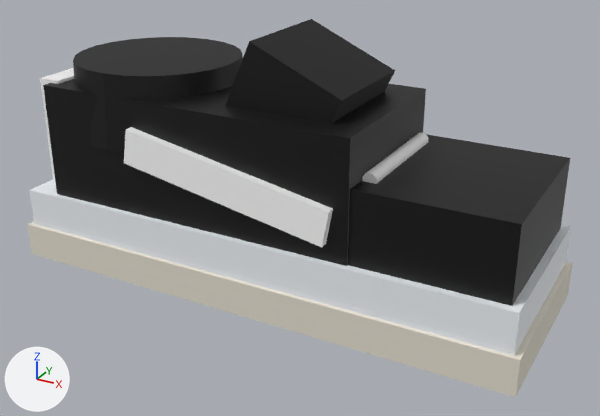
Two versions of the glTF model frontend/public/assets/models/vans-old-skool.glb, one commit apart.
Both versions are drawn from a 50 mm camera at (0.208, -0.362, 0.223) aimed at (0.012, -0.006, 0.045). The lights are fixed; the arrows at lower left show +X, +Y and +Z. The picture after the commit comes second. Where no turn or scale is listed for an object, it has been applied to the vertices. Vertices at exactly the same position are counted once.

Before the edit, the objects in view are built like this:
```python
me_sneaker_generico = bpy.data.meshes.new('sneaker-generico')
me_sneaker_generico.from_pydata(...)  # 180 vertices, 312 faces; spans x -0.145..0.145, y -0.052..0.052, z -0.069..0.069
# faces by material slot: [12, 12, 24, 96, 24, 12, 12, 120]
me_sneaker_generico.materials.append(mat_suela)  # pale yellow #e7e0d2
me_sneaker_generico.materials.append(mat_mediasuela)  # white #eff4f8
me_sneaker_generico.materials.append(mat_capellada)  # black #030303
me_sneaker_generico.materials.append(mat_cuello)  # black #030303
me_sneaker_generico.materials.append(mat_panel_ext)  # white #ffffff
me_sneaker_generico.materials.append(mat_contrafuerte)  # white #ffffff
me_sneaker_generico.materials.append(mat_lengueta)  # black #030303
me_sneaker_generico.materials.append(mat_cordon_1)  # white #ffffff
ob_vans_old_skool_generico = bpy.data.objects.new('vans-old-skool-generico', me_sneaker_generico)
ob_vans_old_skool_generico.location = (0.0, 0.0, 0.0689)
```
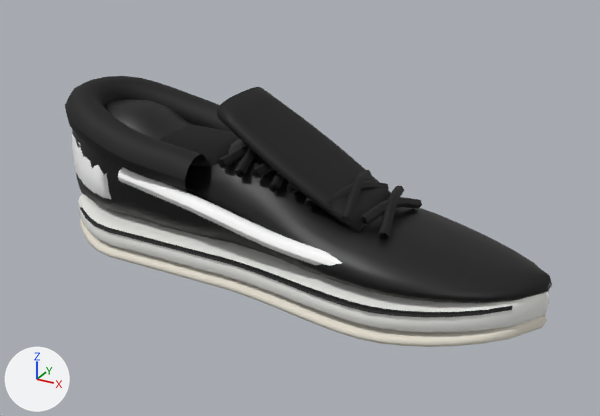
Boxes (x1, y1, x2, y2) around the edits, measured in the pictures (600 x 416 px):
'vans-old-skool-generico', reshaped, moved (11% narrower, 28% shorter): before (27, 19, 573, 397); after (65, 76, 552, 347)
part 1 of me_sneaker_generico, rebuilt: before (73, 37, 243, 153); after (65, 76, 232, 193)
part 2 of me_sneaker_generico, rebuilt: before (27, 221, 573, 397); after (80, 219, 547, 347)
part 3 of me_sneaker_generico, rebuilt: before (29, 179, 571, 356); after (78, 194, 550, 332)
part 4 of me_sneaker_generico, rebuilt: before (225, 19, 395, 123); after (217, 87, 391, 233)
part 5 of me_sneaker_generico, rebuilt: before (43, 79, 426, 266); after (72, 99, 552, 303)
part 6 of me_sneaker_generico, cut back: before (40, 68, 570, 306); after (72, 124, 513, 317)

Edits to the bpy script that builds the scene:
```text
Add mat_linea_foxing:
    mat_linea_foxing = principled_material('linea-foxing')
    mat_linea_foxing.base_color = (0.000848, 0.000848, 0.000848)  # black #030303
    mat_linea_foxing.roughness = 0.6
Add mat_cuello_acolchado:
    mat_cuello_acolchado = principled_material('cuello-acolchado')
    mat_cuello_acolchado.base_color = (0.000848, 0.000848, 0.000848)  # black #030303
    mat_cuello_acolchado.roughness = 0.72
Add mat_forro_interno:
    mat_forro_interno = principled_material('forro-interno')
    mat_forro_interno.base_color = (0.00124, 0.00137, 0.00164)  # black #040505
    mat_forro_interno.roughness = 0.92
Add mat_onda_lateral:
    mat_onda_lateral = principled_material('onda-lateral')
    mat_onda_lateral.base_color = (1.0, 1.0, 1.0)  # white #ffffff
Add mat_cordon_a_0:
    mat_cordon_a_0 = principled_material('cordon-a-0')
    mat_cordon_a_0.base_color = (0.000848, 0.000848, 0.000848)  # black #030303
    mat_cordon_a_0.roughness = 0.75
Change me_sneaker_generico:
    used by ob_vans_old_skool_generico; location = (0.0, 0.0, 0.0689)
    remove me_sneaker_generico.from_pydata(...)  # 180 vertices, 312 faces; spans x -0.145..0.145, y -0.052..0.052, z -0.069..0.069
    add me_sneaker_generico.from_pydata(...)  # 4176 vertices, 8152 faces; spans x -0.145..0.145, y -0.046..0.046, z -0.051..0.051
    me_sneaker_generico part 1: the loose piece of 50 vertices spanning x -0.129..-0.032, y -0.048..0.048, z 0.006..0.047 is rebuilt with 250 vertices and now spans x -0.141..-0.035, y -0.044..0.044, z 0.003..0.045, in mat_cuello_acolchado (black #030303)
    me_sneaker_generico part 2: the loose piece of 8 vertices spanning x -0.145..0.145, y -0.052..0.052, z -0.069..-0.05 is rebuilt with 650 vertices and now spans x -0.145..0.145, y -0.046..0.046, z -0.051..-0.036
    me_sneaker_generico part 3: the loose piece of 8 vertices spanning x -0.142..0.142, y -0.049..0.049, z -0.052..-0.028 is rebuilt with 650 vertices and now spans x -0.145..0.145, y -0.045..0.045, z -0.045..-0.021
    me_sneaker_generico part 4: the loose piece of 8 vertices spanning x -0.026..0.047, y -0.031..0.031, z -0.007..0.069 is rebuilt with 146 vertices and now spans x -0.028..0.054, y -0.027..0.027, z -0.008..0.051
    me_sneaker_generico part 5: the loose piece of 8 vertices spanning x -0.124..0.059, y -0.046..0.046, z -0.031..0.035 is rebuilt with 758 vertices and now spans x -0.145..0.145, y -0.042..0.042, z -0.032..0.036
    me_sneaker_generico part 6: 98 vertices removed from x -0.131..0.137, y -0.05..0.05, z -0.03..0.037; 1722 vertices added at x -0.145..0.134, y -0.046..0.046, z -0.034..0.027
    remove me_sneaker_generico.materials.append(mat_cuello)  # black #030303
    remove me_sneaker_generico.materials.append(mat_panel_ext)  # white #ffffff
    remove me_sneaker_generico.materials.append(mat_cordon_1)  # white #ffffff
    add me_sneaker_generico.materials.append(mat_linea_foxing)  # black #030303
    add me_sneaker_generico.materials.append(mat_forro_interno)  # black #040505
    add me_sneaker_generico.materials.append(mat_cuello_acolchado)  # black #030303
    add me_sneaker_generico.materials.append(mat_onda_lateral)  # white #ffffff
    add me_sneaker_generico.materials.append(mat_cordon_a_0)  # black #030303
Change ob_vans_old_skool_generico:
    ob_vans_old_skool_generico.location: (0.0, 0.0, 0.0689) -> (0.0, 0.0, 0.0509)
```
